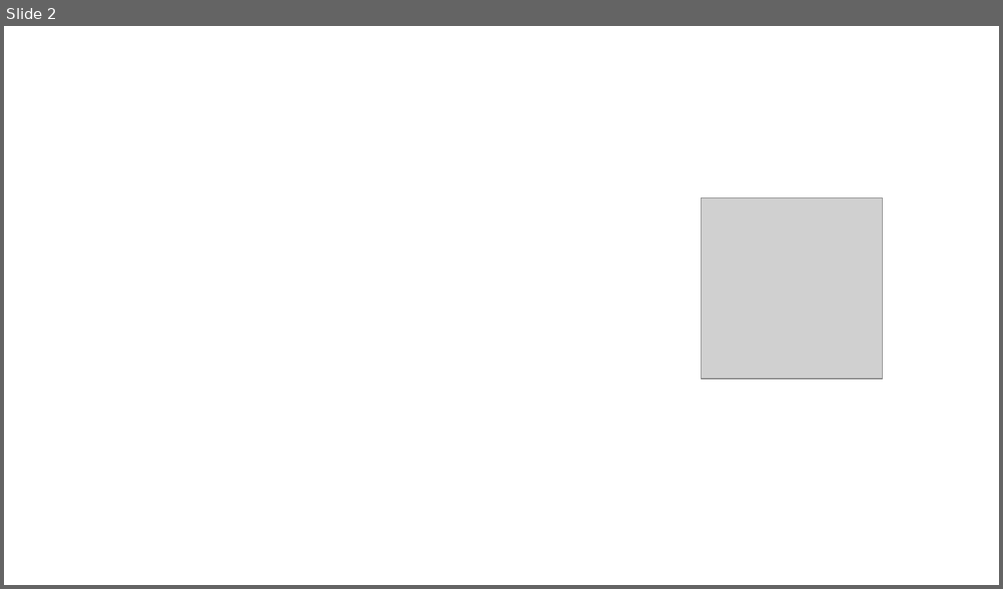
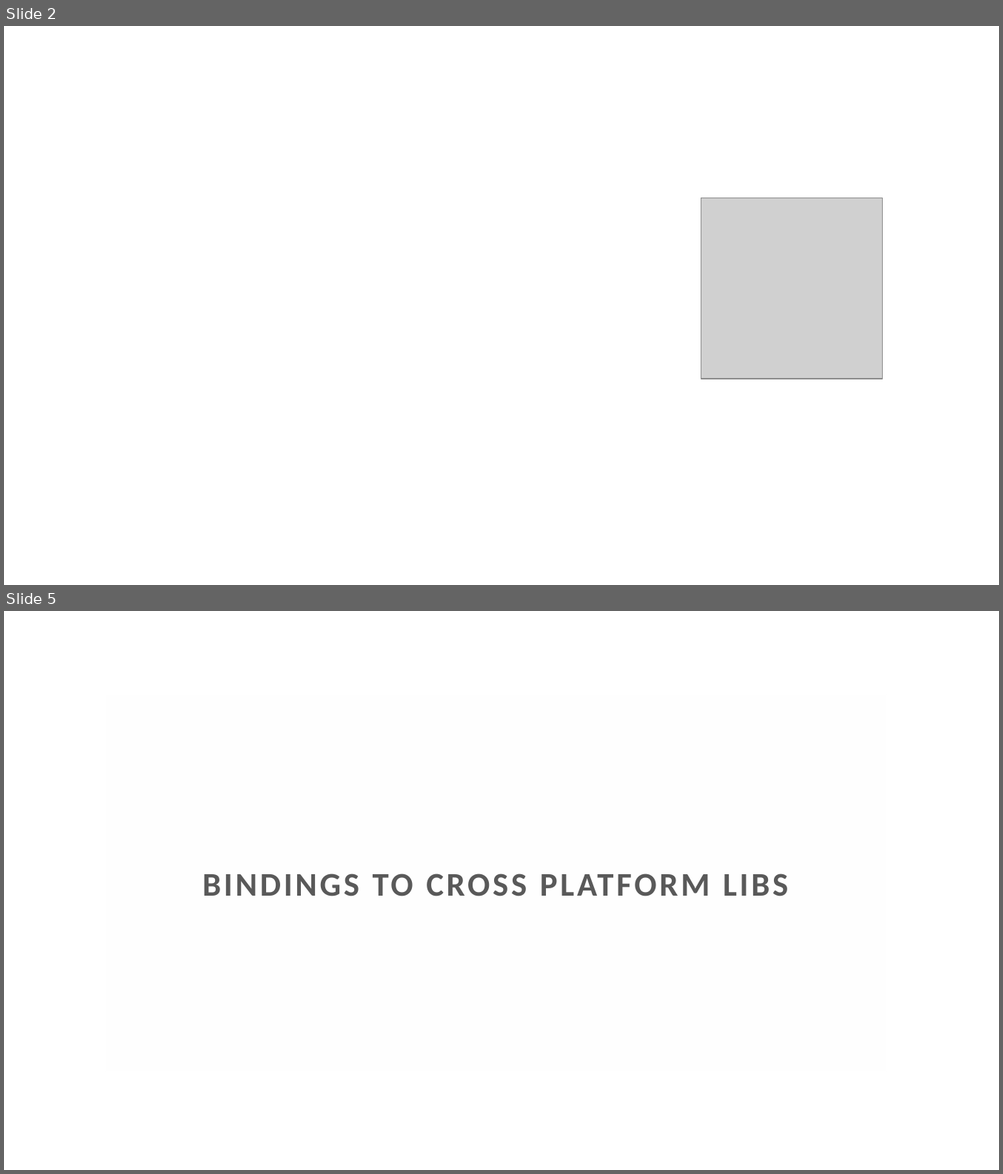
Before and after one commit to MihailRomanov/TechTalks_GUI_in_Net, a slide deck: presentation.pptx. Shown one above the other, each under a label of ours: slide 2 before the commit, slides 2 and 5 after it; the slides between them are not shown. The pictures are 1003x589 and 1003x1174 pixels, drawn with LibreOffice and Linux fonts; fonts in the diff are those of the drawing; grey boxes stand for pictures; background and template pictures are left out. Boxes give left, top, right and bottom in pixels: in the first picture for what was removed or moved away, otherwise in the second. Text is boxed around its words. In the diff, an @@ line names an element or a change of style, - is before the commit and + after.

```diff
--- a/presentation.pptx
+++ b/presentation.pptx
@@ slide 5 added at (x1=4, y1=611, x2=999, y2=1170), background picture (left out) @@
@@ title added at (x1=105, y1=694, x2=885, y2=1071), fill #FEFEFE at 66% opacity, outline #FFFFFF 0.5 pt, 24 pt, text #595959, bold @@
+BINDINGS TO CROSS PLATFORM LIBS
```
Also in this commit, not shown: 19 other slides added, 10 slides removed.
